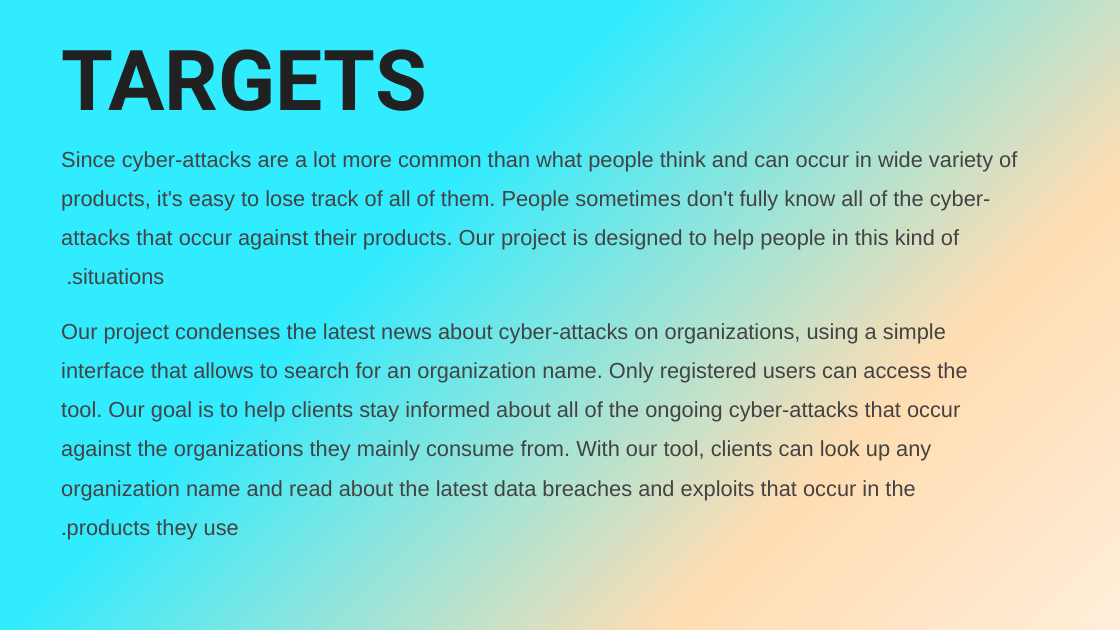
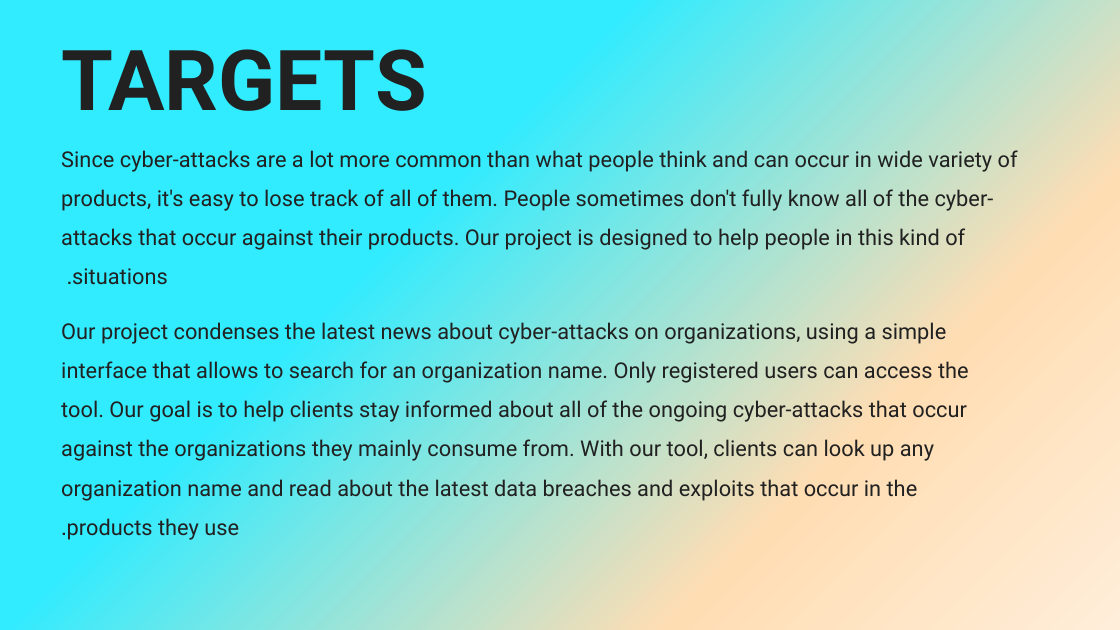
Before and after one commit to NivAm12/NegativeCyberNews, a slide deck: slide 3 of NCN Presntation.pptx. Drawn at 1120x630 pixels with LibreOffice and Linux fonts; fonts in the diff are those of the drawing. Boxes give left, top, right and bottom in pixels: in the first picture for what was removed or moved away, otherwise in the second. Text is boxed around its words. In the diff, an @@ line names an element or a change of style, - is before the commit and + after.

```diff
--- a/NCN Presntation.pptx
+++ b/NCN Presntation.pptx
@@ text "Since cyber-attacks are a lot ..." at <box>61,150,1018,540</box>: font Arial to Roboto, text colour #434343 to #212121 @@
```
Also in this commit, not shown: 9 other slides changed, 2 slides added.
